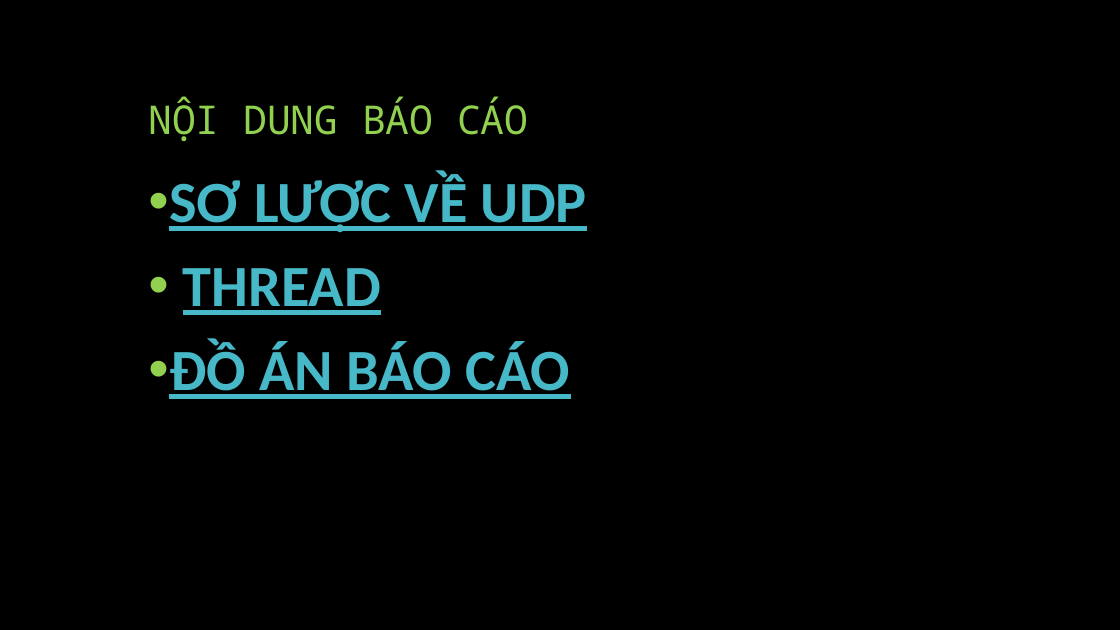
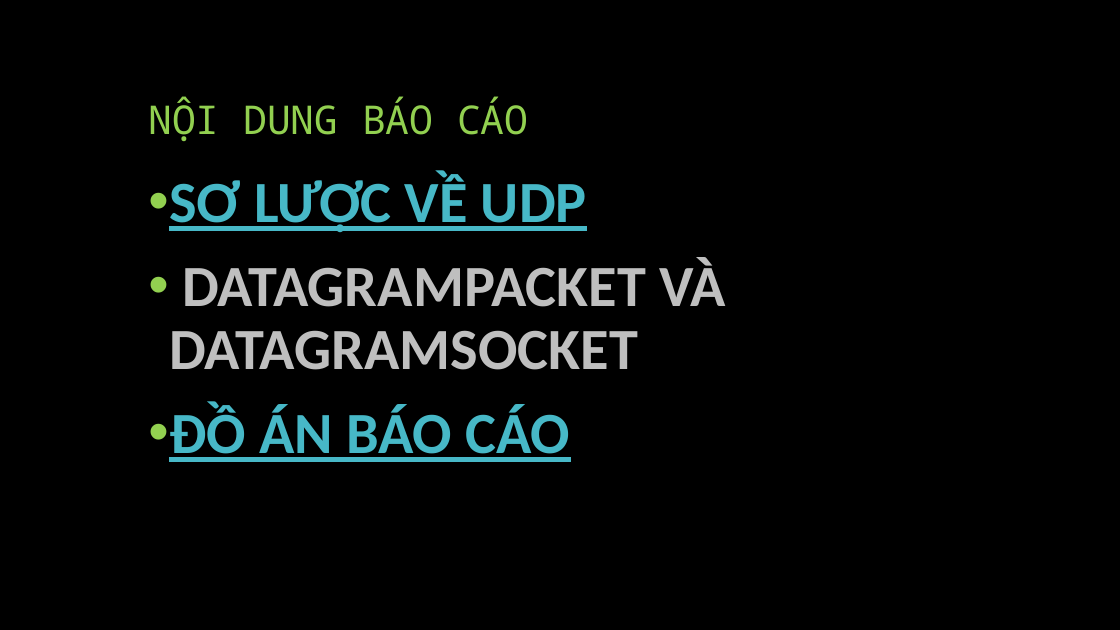
Before and after one commit to levynguyen/network-programming, a slide deck: slide 4 of ThuyettrinhDoAn.pptx. Drawn at 1120x630 pixels with LibreOffice and Linux fonts; fonts in the diff are those of the drawing. Boxes give left, top, right and bottom in pixels: in the first picture for what was removed or moved away, otherwise in the second. Text is boxed around its words. In the diff, an @@ line names an element or a change of style, - is before the commit and + after.

```diff
--- a/ThuyettrinhDoAn.pptx
+++ b/ThuyettrinhDoAn.pptx
@@ text at box(169, 258, 726, 370): text changed; text colour #47B8C7 to #BFBFBF @@
-• THREAD
+• DATAGRAMPACKET VÀ DATAGRAMSOCKET
```
Also in this commit, not shown: 24 slides added, 2 slides removed.
